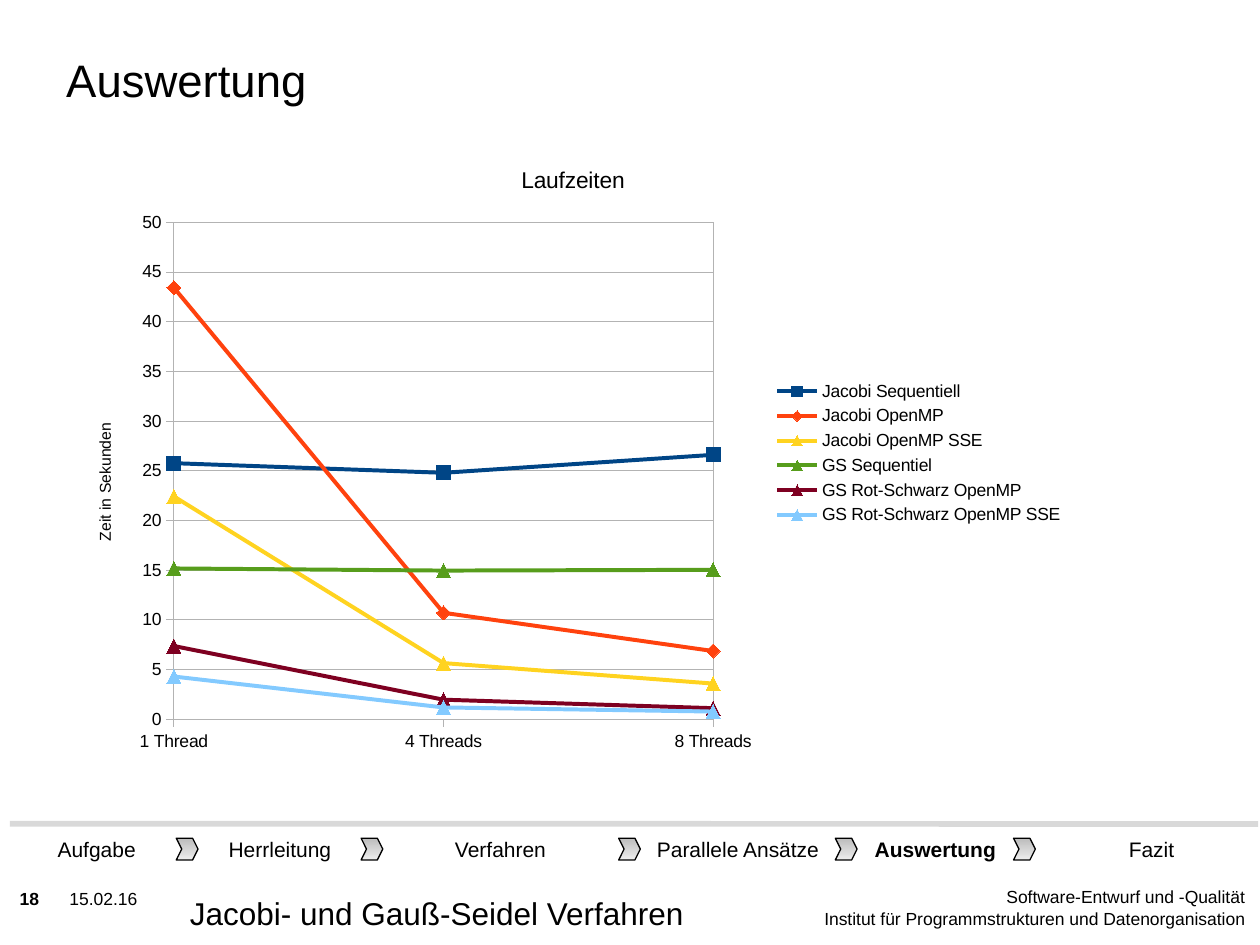
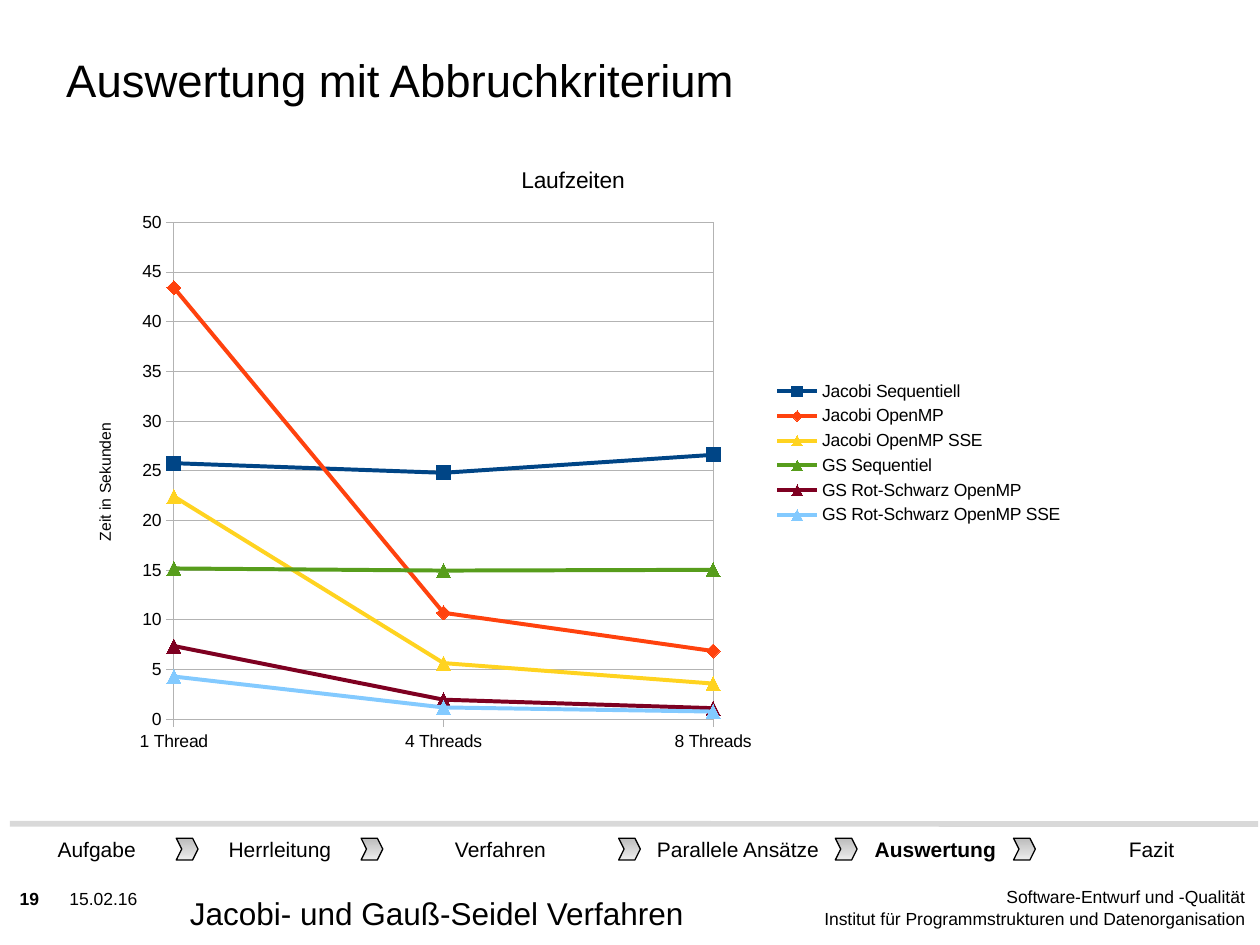
Before and after one commit to lutteropp/parallelDG, a slide deck: slide 19 of präsident/KIT-Masterslides-DE-SDQ.odp (slide 18 before the commit). Drawn at 1260x945 pixels with LibreOffice and Linux fonts; fonts in the diff are those of the drawing; background and template pictures are left out. Boxes give left, top, right and bottom in pixels: in the first picture for what was removed or moved away, otherwise in the second. Text is boxed around its words. In the diff, an @@ line names an element or a change of style, - is before the commit and + after.

Commit message:
abbruchkriterium gemacht. hab immernoch paar minuten zu wenig zu reden :o

```diff
--- a/präsident/KIT-Masterslides-DE-SDQ.odp
+++ b/präsident/KIT-Masterslides-DE-SDQ.odp
@@ title at <box>66,64,734,106</box>: text changed @@
-Auswertung
+Auswertung mit Abbruchkriterium
@@ page number at <box>20,892,39,905</box>: text changed @@
-18
+19
```
Also in this commit, not shown: 4 other slides changed, 2 slides added, 1 other file.
